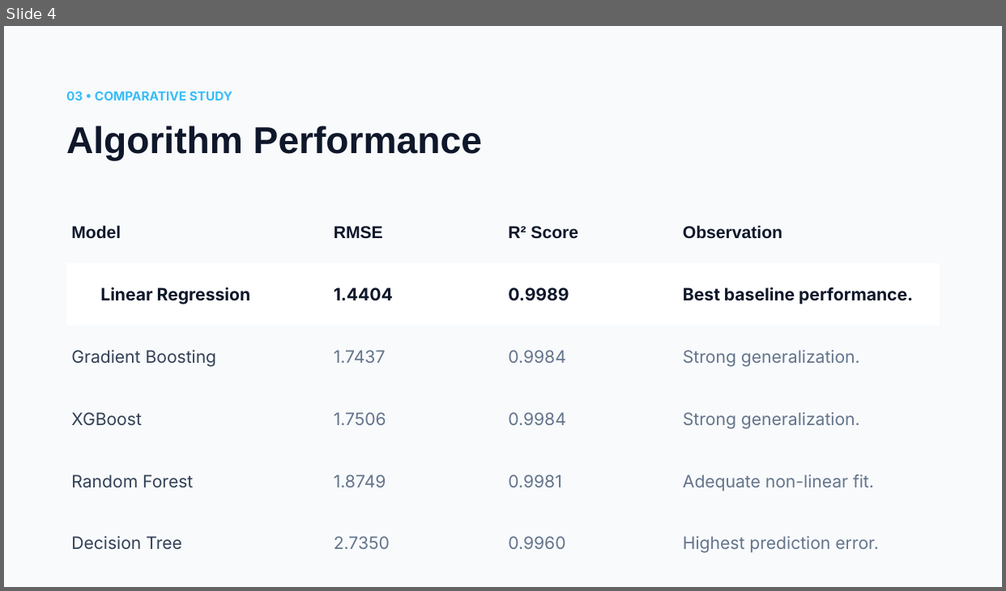
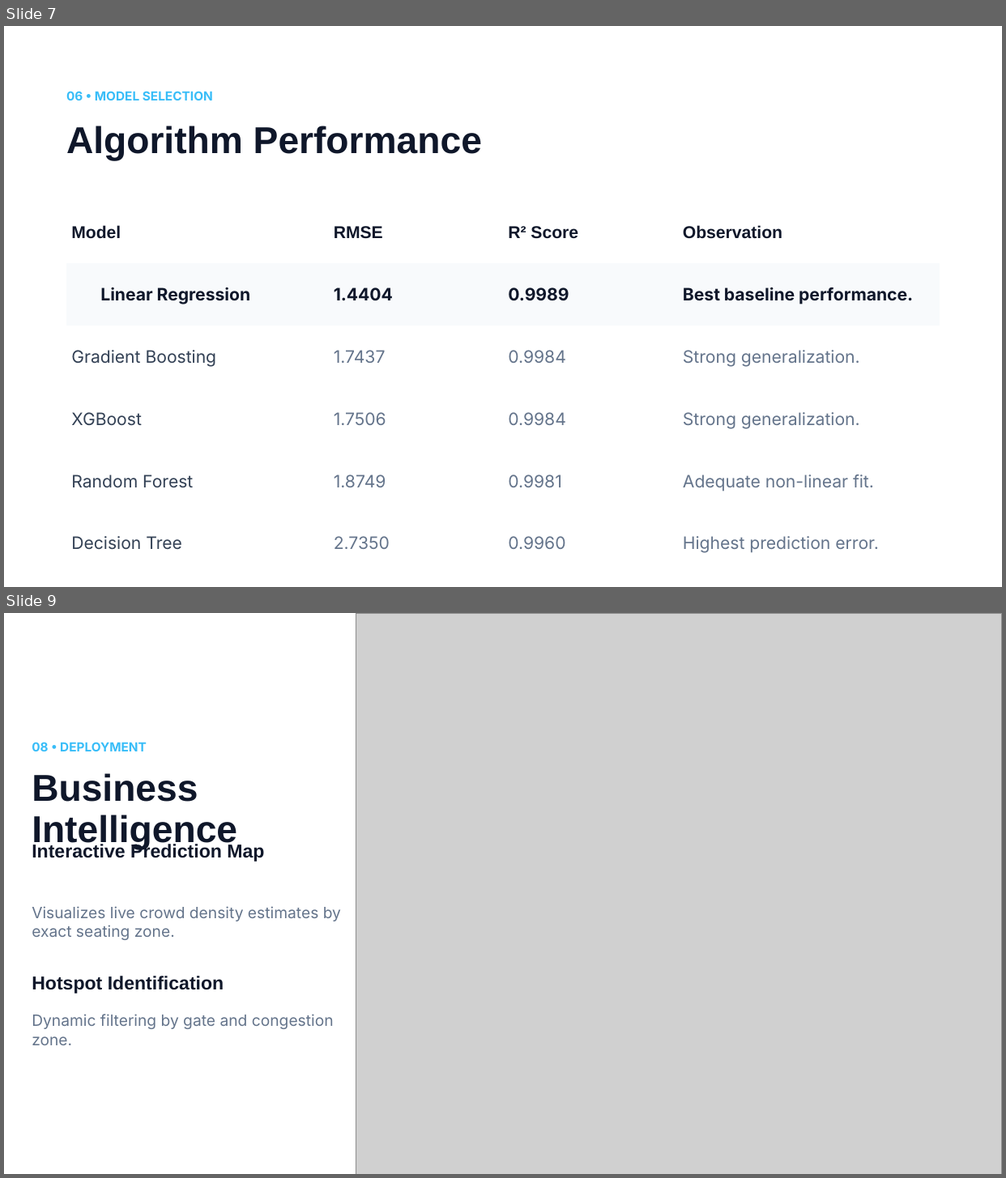
Before and after one commit to vkvinodhkumar/Crowd_optimization, a slide deck: Project/notebooks/Crowd Density Prediction.pptx. Shown one above the other, each under a label of ours: slide 4 before the commit, slides 7 and 9 after it; the slides between them are not shown. The pictures are 1006x591 and 1006x1178 pixels, drawn with LibreOffice and Linux fonts; fonts in the diff are those of the drawing; grey boxes stand for pictures; background and template pictures are left out. Boxes give left, top, right and bottom in pixels: in the first picture for what was removed or moved away, otherwise in the second. Text is boxed around its words. In the diff, an @@ line names an element or a change of style, - is before the commit and + after.

```diff
--- a/Project/notebooks/Crowd Density Prediction.pptx
+++ b/Project/notebooks/Crowd Density Prediction.pptx
@@ slide 9 added at [4, 613, 1002, 1174], background #FFFFFF @@
@@ picture added at [356, 613, 1002, 1174] @@
@@ picture added at [356, 613, 1002, 1174] @@
@@ text added at [32, 742, 147, 752], 12 pt, text #38BDF8, bold @@
+08 • DEPLOYMENT
@@ text added at [32, 773, 237, 850], 36 pt, text #0F172A, bold @@
+Business Intelligence
@@ text added at [32, 842, 264, 862], 18 pt, text #0F172A, bold @@
+Interactive Prediction Map
@@ text added at [32, 906, 341, 940], 15 pt, text #64748B @@
+Visualizes live crowd density estimates by exact seating zone.
@@ text added at [32, 976, 224, 994], 18 pt, text #0F172A, bold @@
+Hotspot Identification
@@ text added at [32, 1014, 334, 1046], 15 pt, text #64748B @@
+Dynamic filtering by gate and congestion zone.
@@ what was slide 4 is now slide 7 @@
@@ slide 7 changed as well @@
@@ background #F8FAFC to #FFFFFF @@
@@ text at [66, 91, 213, 101]: text changed @@
-03 • COMPARATIVE STUDY
+06 • MODEL SELECTION
```
Also in this commit, not shown: 2 other slides changed, 6 other slides added, 2 slides removed.
